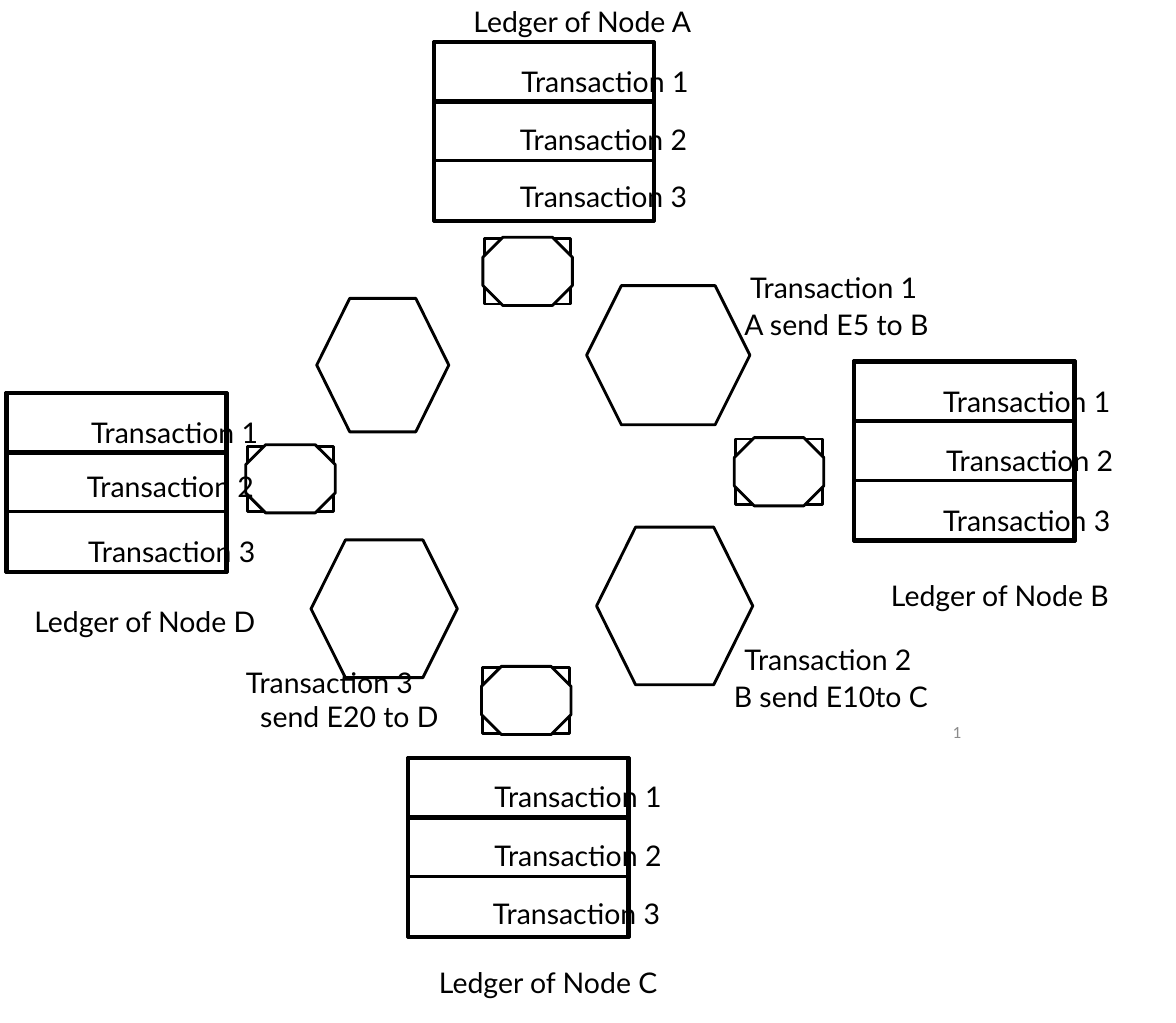
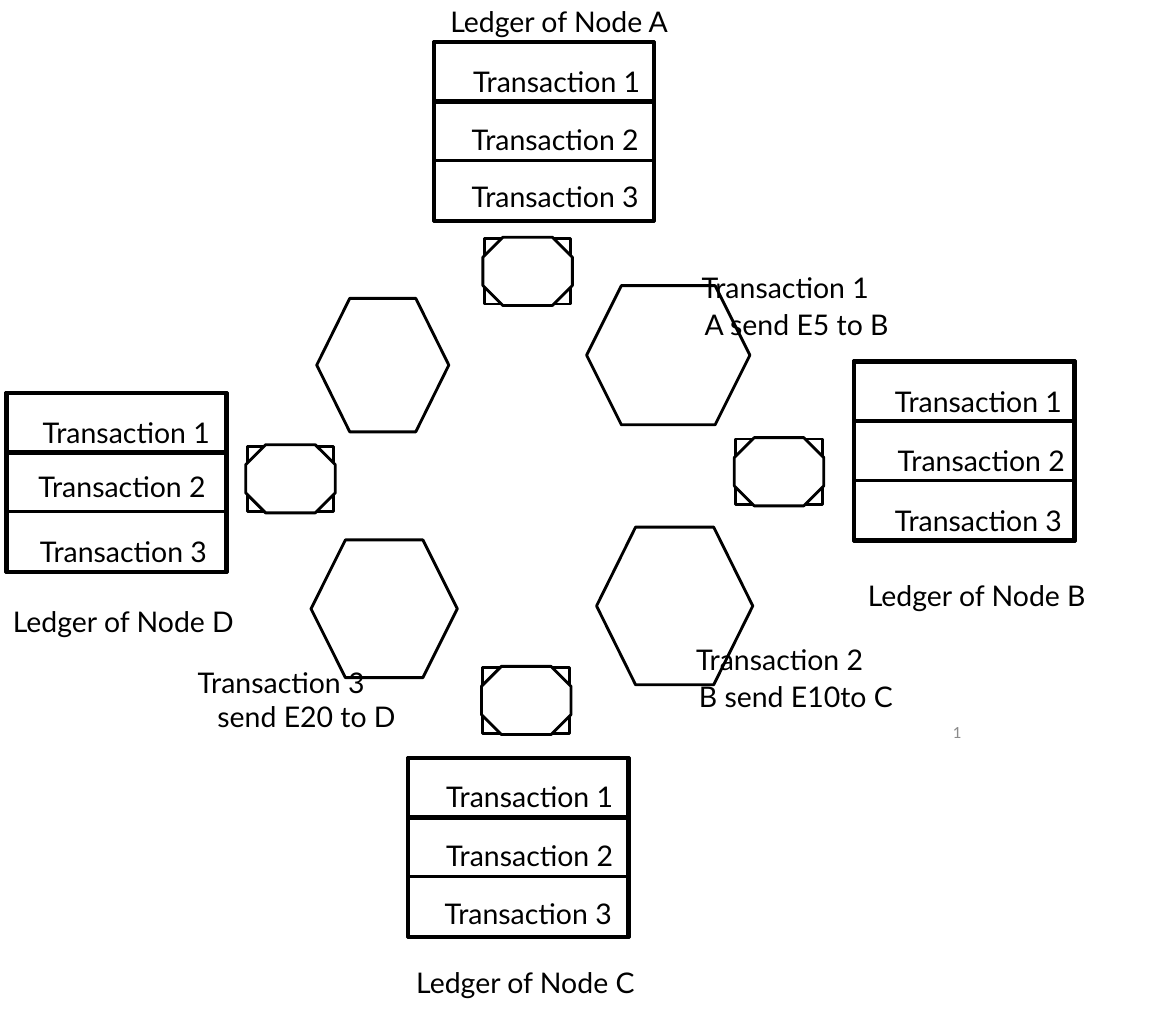
Before and after one commit to nithinkjoy-tech/Diagram-Image-to-Editable-format, a slide deck: slide 1 of new.pptx. Drawn at 1176x1023 pixels with LibreOffice and Linux fonts; fonts in the diff are those of the drawing. Boxes give left, top, right and bottom in pixels: in the first picture for what was removed or moved away, otherwise in the second. Text is boxed around its words. In the diff, an @@ line names an element or a change of style, - is before the commit and + after.

```diff
--- a/new.pptx
+++ b/new.pptx
@@ alignment centre to left in 22 elements at bbox=[450, 11, 668, 38], bbox=[473, 71, 640, 93], bbox=[472, 129, 638, 151], bbox=[472, 186, 638, 208], bbox=[702, 277, 868, 303], bbox=[705, 312, 888, 340], bbox=[895, 391, 1061, 413], bbox=[43, 422, 209, 444], bbox=[898, 450, 1064, 472], bbox=[38, 476, 205, 498], bbox=[895, 510, 1061, 532], bbox=[40, 541, 206, 563], bbox=[868, 585, 1085, 612], bbox=[13, 611, 234, 637], bbox=[696, 646, 863, 676], bbox=[198, 668, 364, 694], bbox=[699, 682, 893, 708], bbox=[217, 706, 396, 728], bbox=[446, 786, 613, 808], bbox=[446, 845, 613, 867], bbox=[445, 903, 611, 925], bbox=[416, 972, 635, 998] @@
```
Also in this commit, not shown: 5 other files.
